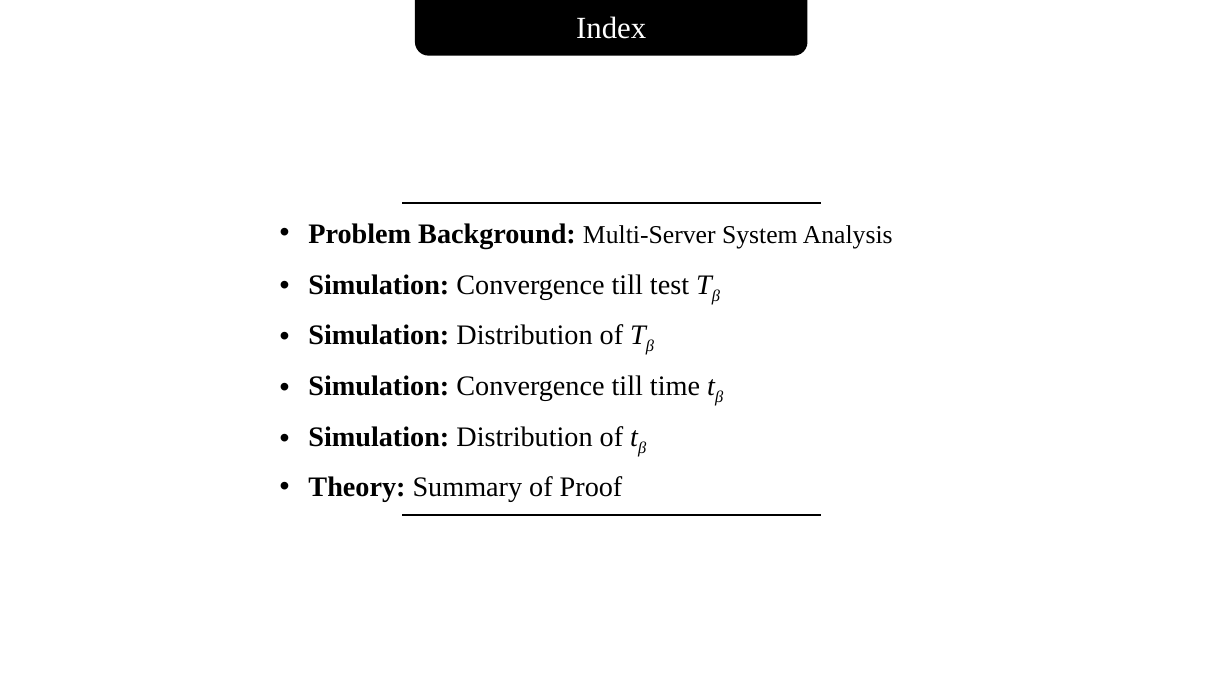
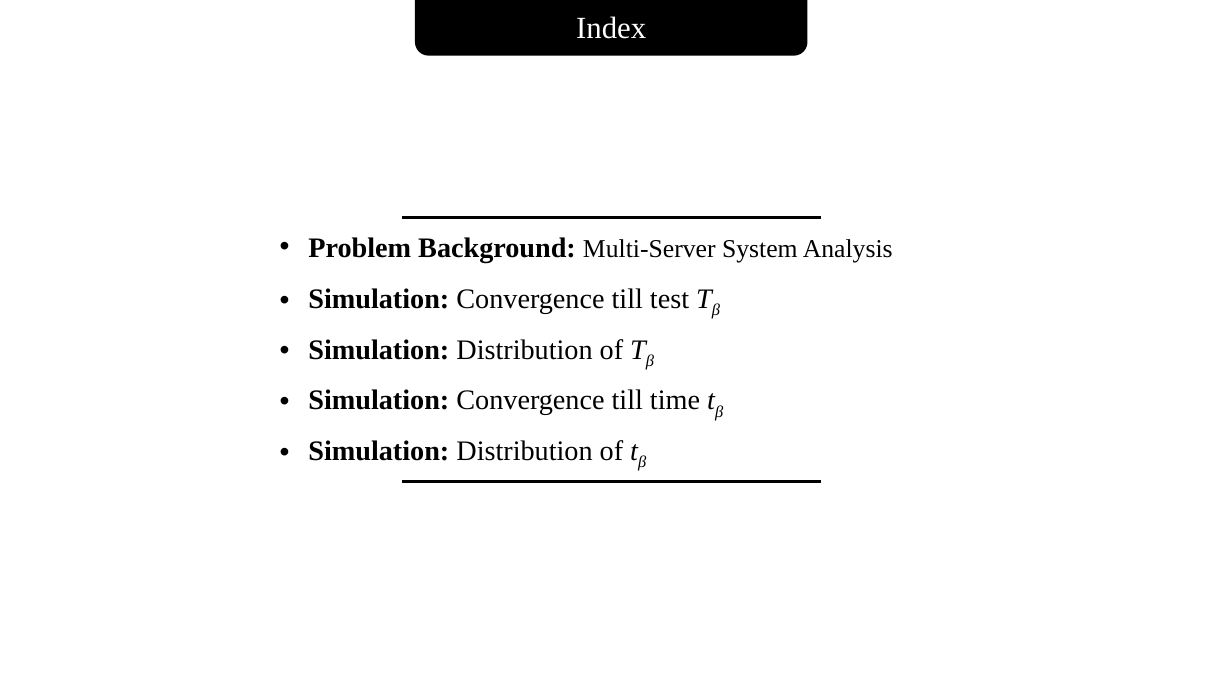
Before and after one commit to prabal1997/Probability, a slide deck: slide 2 of project_4/final_presentation.pptx. Drawn at 1232x693 pixels with LibreOffice and Linux fonts; fonts in the diff are those of the drawing. Boxes give left, top, right and bottom in pixels: in the first picture for what was removed or moved away, otherwise in the second. Text is boxed around its words. In the diff, an @@ line names an element or a change of style, - is before the commit and + after.

```diff
--- a/project_4/final_presentation.pptx
+++ b/project_4/final_presentation.pptx
@@ 5 texts, 1 line: place and size @@
-5 texts, 1 line at (308,203,893,447)
+5 texts, 1 line at (308,217,893,461)
@@ text removed at (308,476,623,501) @@
-• Theory: Summary of Proof
@@ line moved from (402, 515) - (822, 515) to (402, 482) - (822, 482) @@
```
Also in this commit, not shown: 7 other slides changed, 8 slides added, 1 slide removed, 14 other files.
